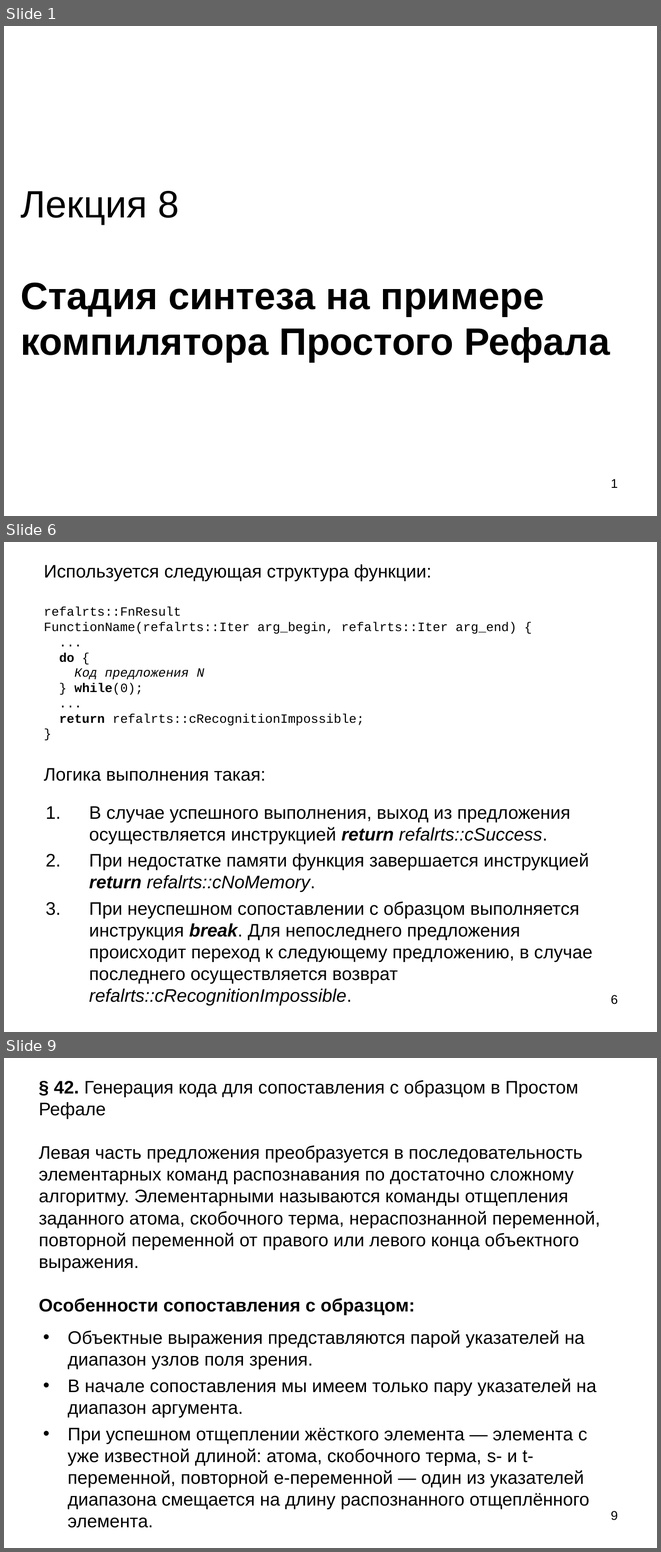
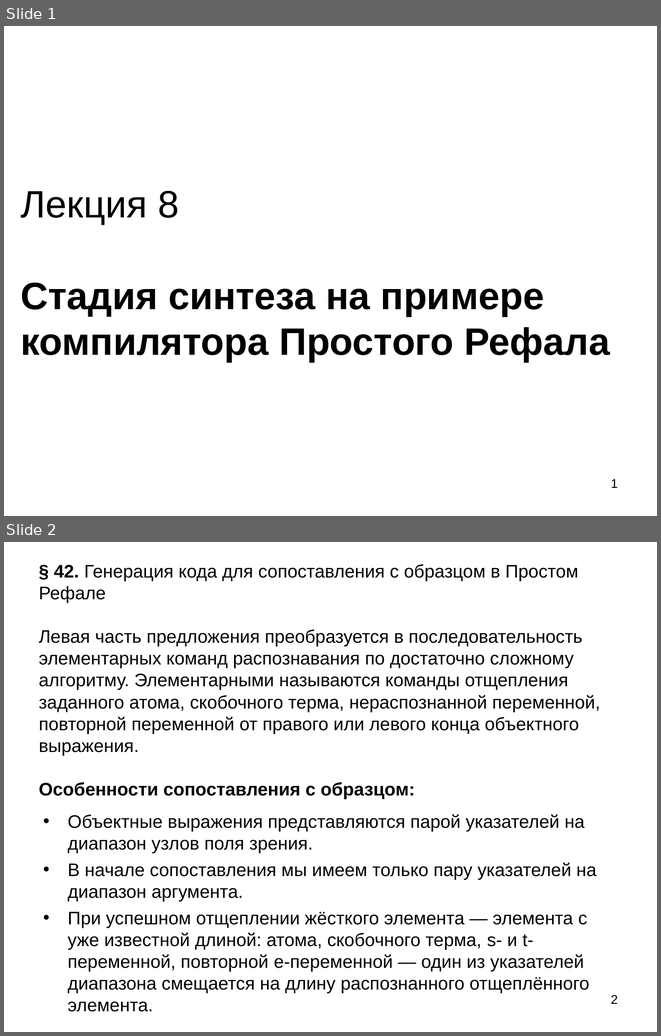
Before and after one commit to Mazdaywik/Refal-05, a slide deck: doc/Компилятор Простого Рефала.ppt. Shown one above the other, each under a label of ours: slides 1, 6 and 9 before the commit, slides 1 and 2 after it; the slides between them are not shown. The pictures are 661x1552 and 661x1036 pixels, drawn with LibreOffice and Linux fonts; fonts in the diff are those of the drawing. Boxes give left, top, right and bottom in pixels: in the first picture for what was removed or moved away, otherwise in the second. Text is boxed around its words. In the diff, an @@ line names an element or a change of style, - is before the commit and + after.

```diff
--- a/doc/Компилятор Простого Рефала.ppt
+++ b/doc/Компилятор Простого Рефала.ppt
@@ slide 6 removed at [4,542,657,1032], background #FFFFFF @@
@@ text removed at [44,564,517,781] @@
-Используется следующая структура функции:
-refalrts::FnResult
-FunctionName(refalrts::Iter arg_begin, refalrts::Iter arg_end) {
-...
-do {
-Код предложения N
-} while(0);
-...
-return refalrts::cRecognitionImpossible;
-}
-Логика выполнения такая:
@@ text removed at [89,806,592,1005] @@
-1. В случае успешного выполнения, выход из предложения осуществляется инструкцией return refalrts::cSuccess.
-2. При недостатке памяти функция завершается инструкцией return refalrts::cNoMemory.
-3. При неуспешном сопоставлении с образцом выполняется инструкция break. Для непоследнего предложения происходит переход к следующему предложению, в случае последнего осуществляется возврат refalrts::cRecognitionImpossible.
@@ page number removed at [611,995,618,1004] @@
-6
@@ what was slide 9 is now slide 2 @@
@@ page number at [611,995,618,1004]: text changed @@
-9
+2
```
Also in this commit, not shown: 6 other slides removed, 2 other files.
